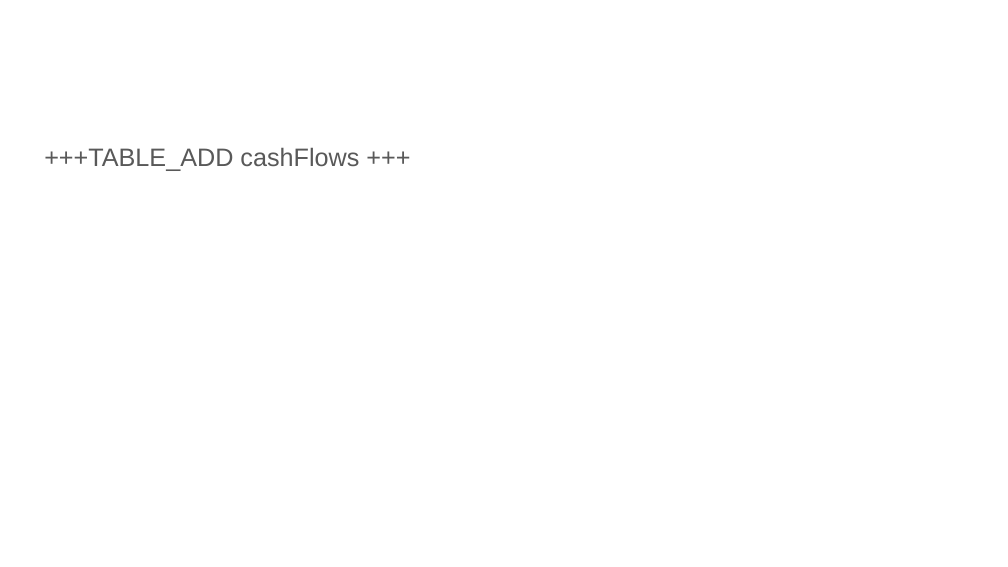
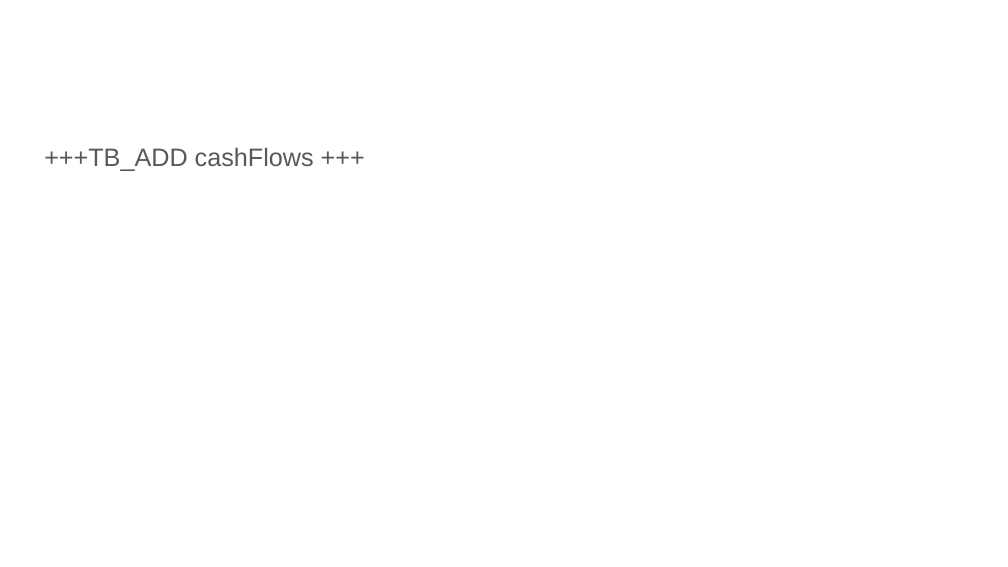
Before and after one commit to GayashanSameera/PythonPPTXGen, a slide deck: slide 8 of input_2.pptx. Drawn at 1008x567 pixels with LibreOffice and Linux fonts; fonts in the diff are those of the drawing. Boxes give left, top, right and bottom in pixels: in the first picture for what was removed or moved away, otherwise in the second. Text is boxed around its words. In the diff, an @@ line names an element or a change of style, - is before the commit and + after.

Commit message:
update table styles

```diff
--- a/input_2.pptx
+++ b/input_2.pptx
@@ text at box(44, 147, 314, 171): text changed @@
-+++TABLE_ADD cashFlows +++
++++TB_ADD cashFlows +++
```
Also in this commit, not shown: 6 other slides changed, 7 other files.
